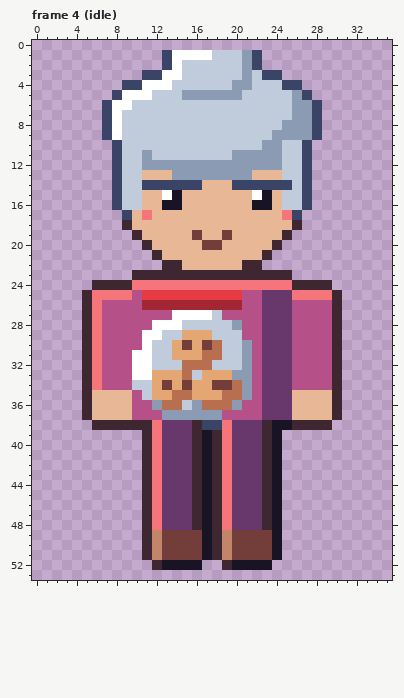
Two versions of one pixel-art file, art/depths/biscuit-neighbour@75.aseprite. Above is the file before it was changed.
36x54 pixels, 4 frames. Shown: frame 4 (idle). The commit also changed other frames, which this record leaves out.
Now the later version:
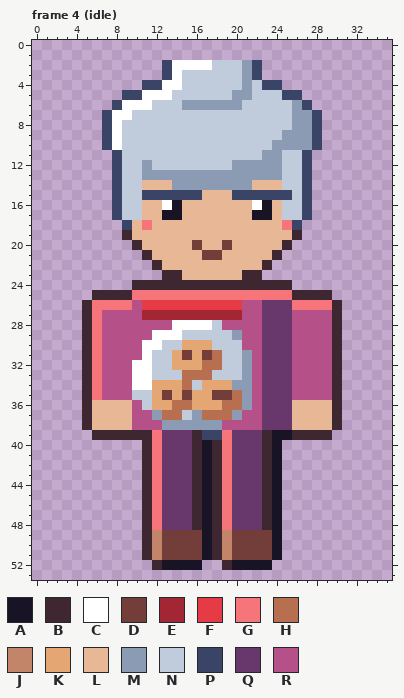
Palette (. is transparent): A #181425  B #3e2731  C #ffffff  D #733e39  E #a22633  F #e43b44  G #f6757a  H #b86f50  J #c28569  K #e4a672  L #e8b796  M #8b9bb4  N #c0cbdc  P #3a4466  Q #68386c  R #b55088
Edits made:
Frame 4 (idle):
y 1: x 13..22 PCCCCNNNMP -> ..........
y 2: x 15..17 NNN -> CCC
y 3: x 11..13 PPC -> ..P; x 22..24 NPP -> P..
y 4: x 9..12 PPCC -> ..PP; x 14 N -> C; x 20 M -> N; x 23..26 NNPP -> PP..
y 5: x 8..10 PCC -> .PP; x 12..13 NN -> CC; x 15..19 MMMMM -> NNNNN; x 21 N -> M; x 25..27 NMP -> PP.
y 6: x 7..8 PC -> .P; x 10..11 NN -> CC; x 15..20 NNNNNN -> MMMMMM; x 27..28 MP -> P.
y 7: x 9 N -> C
y 8: x 25 M -> N
y 9: x 24 M -> N
y 10: x 7..8 .P -> PC; x 23 M -> N; x 25..28 NNP. -> MMMP
y 11: x 11 M -> N; x 20..22 MMM -> NNN
y 12: x 12..19 MMMMMMMM -> NNNNNNNN
y 13: x 11..13 LLL -> MMM; x 22..24 LLL -> MMM
y 14: x 11..25 PPPPPPLLLPPPPPP -> LLLMMMMMMMMLLLN
y 15: x 11..16 LLCALL -> PPPPPP; x 20..25 LLCALN -> PPPPPP
y 16: x 13 A -> C; x 22 A -> C
y 17: x 8..11 .PLG -> PNNL; x 13..14 LL -> AA; x 22..23 LL -> AA; x 25..27 GP. -> NNP
y 18: x 9 B -> P; x 11 L -> G; x 25..26 LB -> GP
y 19: x 9..10 .B -> BL; x 16 D -> L; x 19 D -> L; x 25..26 B. -> LB
y 20: x 10..11 .B -> BL; x 16..19 LDDL -> DLLD; x 24..25 B. -> LB
y 21: x 11..12 .B -> BL; x 17..18 LL -> DD; x 23..24 B. -> LB
y 22: x 12..14 .BB -> BLL; x 21..23 BB. -> LLB
y 23: x 10..12 BBB -> ...; x 15..20 BBBBBB -> LLLLLL; x 23..25 BBB -> ...
y 24: x 6..29 BBBBGGGGGGGGGGGGGGGGBBBB -> ....BBBBBBBBBBBBBBBB....
y 25: x 5..30 BGGGGRFFFFFFFFFFRRQQQGGGGB -> .BBBBGGGGGGGGGGGGGGGGBBBB.
y 26: x 7..9 RRR -> GGG; x 11..20 EEEEEEEEEE -> FFFFFFFFFF; x 26..29 RRRR -> GGGG
y 27: x 11..20 RRRCCCCNRR -> EEEEEEEEEE
y 28: x 12..13 CC -> RR; x 15..17 NNN -> CCC; x 19..20 NM -> RR
y 29: x 11 C -> R; x 13..17 NNKKK -> CCNNN; x 20 N -> M
y 30: x 12 N -> C; x 14..15 KD -> NK; x 17..18 DH -> KN; x 21 M -> R
y 31: x 10 C -> R; x 15 K -> D; x 17 H -> D
y 32: x 14..16 NHH -> KKK; x 18 N -> H
y 33: x 12..14 KKK -> NNN; x 16..20 NKKKM -> HHNNN
y 34: x 10..11 NN -> CC; x 13 D -> K; x 15..16 DK -> HN; x 18..20 DDH -> KKM
y 35: x 6..10 LLLLR -> GRRRN; x 13..15 KHH -> DKD; x 18..19 KH -> DD; x 26..29 LLLL -> RRRR
y 36: x 11..13 RMH -> NKK; x 15..18 NMHH -> HKKK; x 20..21 MR -> HM
y 37: x 12..15 RMMM -> MHHN; x 17..20 MMRR -> HHHM
y 38: x 5..30 .BBBBBBGQQQBPPGQQQBAABBBB. -> BLLLLRRRMMMMMMRRRRQQQLLLLB
y 39: x 6..10 ..... -> BBBBB; x 17..18 AB -> PP; x 25..29 ..... -> ABBBB
